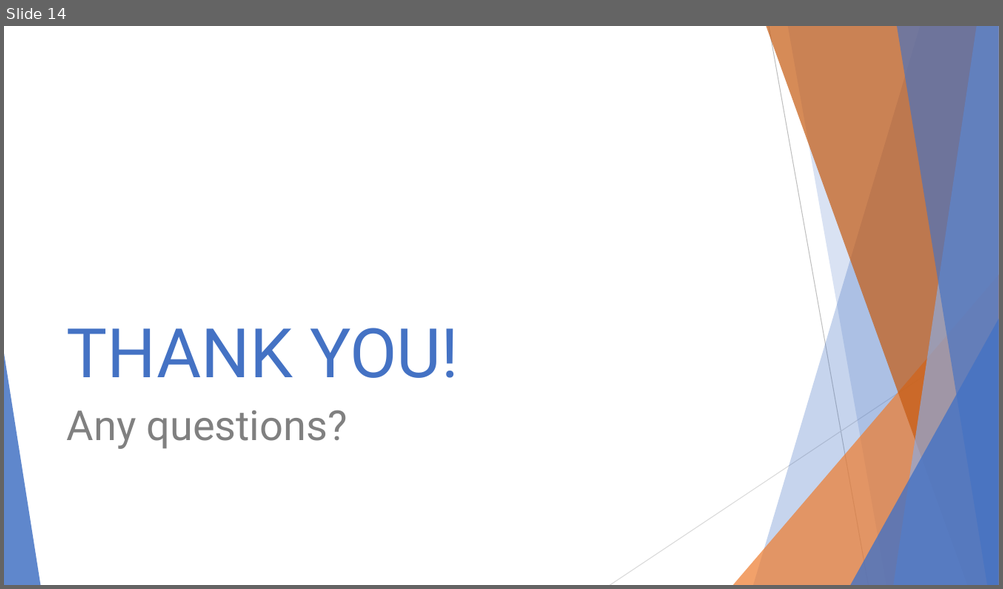
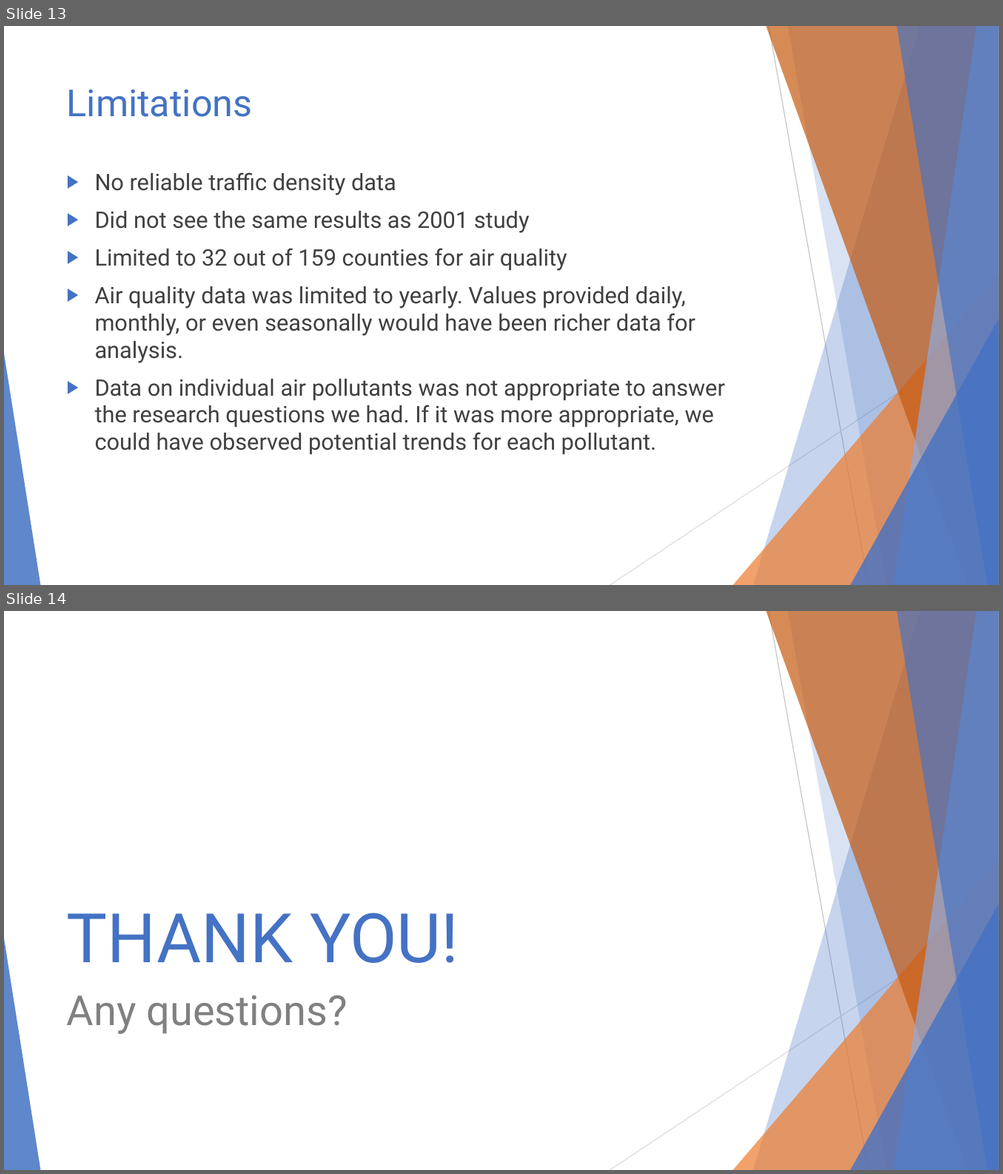
Before and after one commit to ghteds/healthproject, a slide deck: AdditionalResources/Air Quality and Asthma.pptx. Shown one above the other, each under a label of ours: slide 14 before the commit, slides 13 and 14 after it. The pictures are 1003x589 and 1003x1174 pixels, drawn with LibreOffice and Linux fonts; fonts in the diff are those of the drawing. Boxes give left, top, right and bottom in pixels: in the first picture for what was removed or moved away, otherwise in the second. Text is boxed around its words. In the diff, an @@ line names an element or a change of style, - is before the commit and + after.

```diff
--- a/AdditionalResources/Air Quality and Asthma.pptx
+++ b/AdditionalResources/Air Quality and Asthma.pptx
@@ slide 13 added at box(4, 26, 999, 585), background #FFFFFF; not listed: 10 template elements that a slide beside it also shows @@
@@ title added at box(67, 89, 253, 117), 36 pt, text #4472C4 @@
+Limitations
@@ text added at box(95, 173, 725, 455), 22 pt, text #404040 @@
+▶ No reliable traffic density data
+▶ Did not see the same results as 2001 study
+▶ Limited to 32 out of 159 counties for air quality
+▶ Air quality data was limited to yearly. Values provided daily, monthly, or even seasonally would have been richer data for analysis.
+▶ Data on individual air pollutants was not appropriate to answer the research questions we had. If it was more appropriate, we could have observed potential trends for each pollutant.
```
Also in this commit, not shown: 9 slides changed, 3 other slides added, 4 slides removed.
